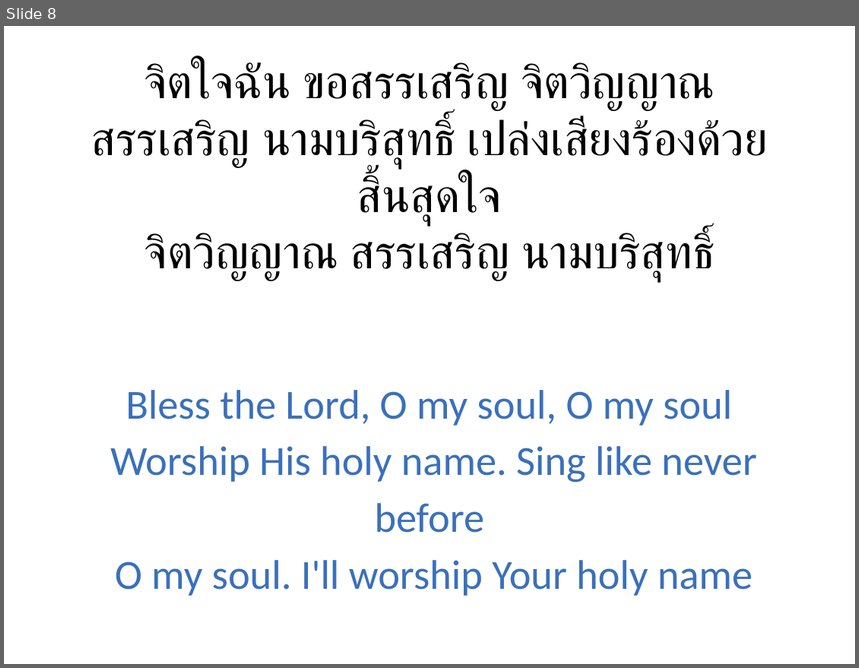
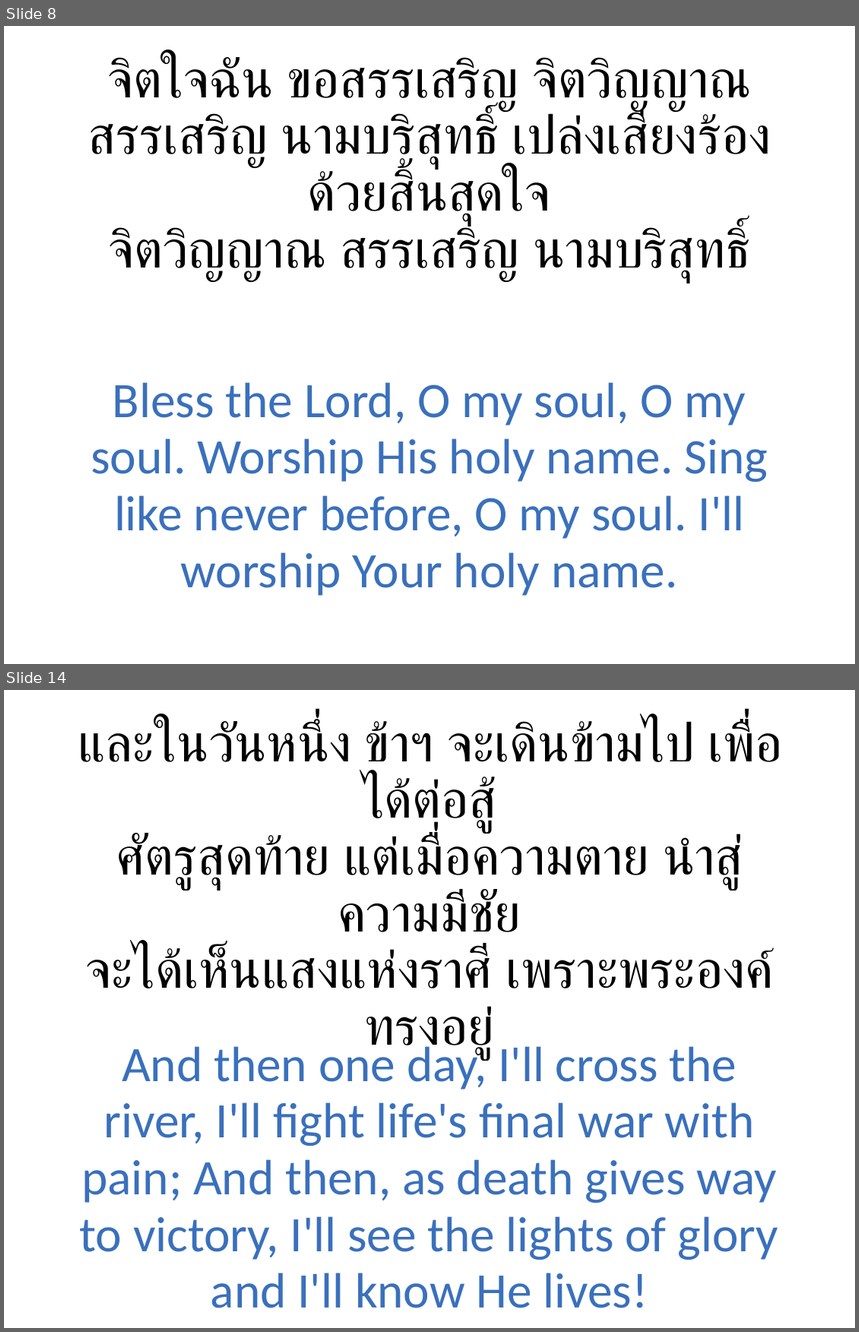
Before and after one commit to mightmay/songpptcreator, a slide deck: finishedppt/WorshipSongs.pptx. Shown one above the other, each under a label of ours: slide 8 before the commit, slides 8 and 14 after it; the slides between them are not shown. The pictures are 859x668 and 859x1332 pixels, drawn with LibreOffice and Linux fonts; fonts in the diff are those of the drawing. Boxes give left, top, right and bottom in pixels: in the first picture for what was removed or moved away, otherwise in the second. Text is boxed around its words. In the diff, an @@ line names an element or a change of style, - is before the commit and + after.

```diff
--- a/finishedppt/WorshipSongs.pptx
+++ b/finishedppt/WorshipSongs.pptx
@@ slide 14 added at (4,690,855,1328), background #FFFFFF @@
@@ text added at (78,720,782,989), 45 pt, text #000000 @@
+และในวันหนึ่ง ข้าฯ จะเดินข้ามไป เพื่อได้ต่อสู้
+ศัตรูสุดท้าย แต่เมื่อความตาย นำสู่ความมีชัย
+จะได้เห็นแสงแห่งราศี เพราะพระองค์ทรงอยู่
@@ text added at (80,1040,779,1309), 42 pt, text #3A70BC @@
+And then one day, I'll cross the river, I'll fight life's final war with pain; And then, as death gives way to victory, I'll see the lights of glory and I'll know He lives!
@@ slide 8 changed as well @@
@@ text "จิตใจฉัน ขอสรรเสริญ จิตวิญญาณ สรรเสริญ นามบริสุทธิ์ ..." at (88,56,772,282): size 40 to 45 pt @@
@@ text at (91,382,768,596): text changed; size 35 to 42 pt @@
-Bless the Lord, O my soul, O my soul
-Worship His holy name. Sing like never before
-O my soul. I'll worship Your holy name
+Bless the Lord, O my soul, O my soul. Worship His holy name. Sing like never before, O my soul. I'll worship Your holy name.
```
Also in this commit, not shown: 6 other slides changed, 28 other slides added, 2 other files.
